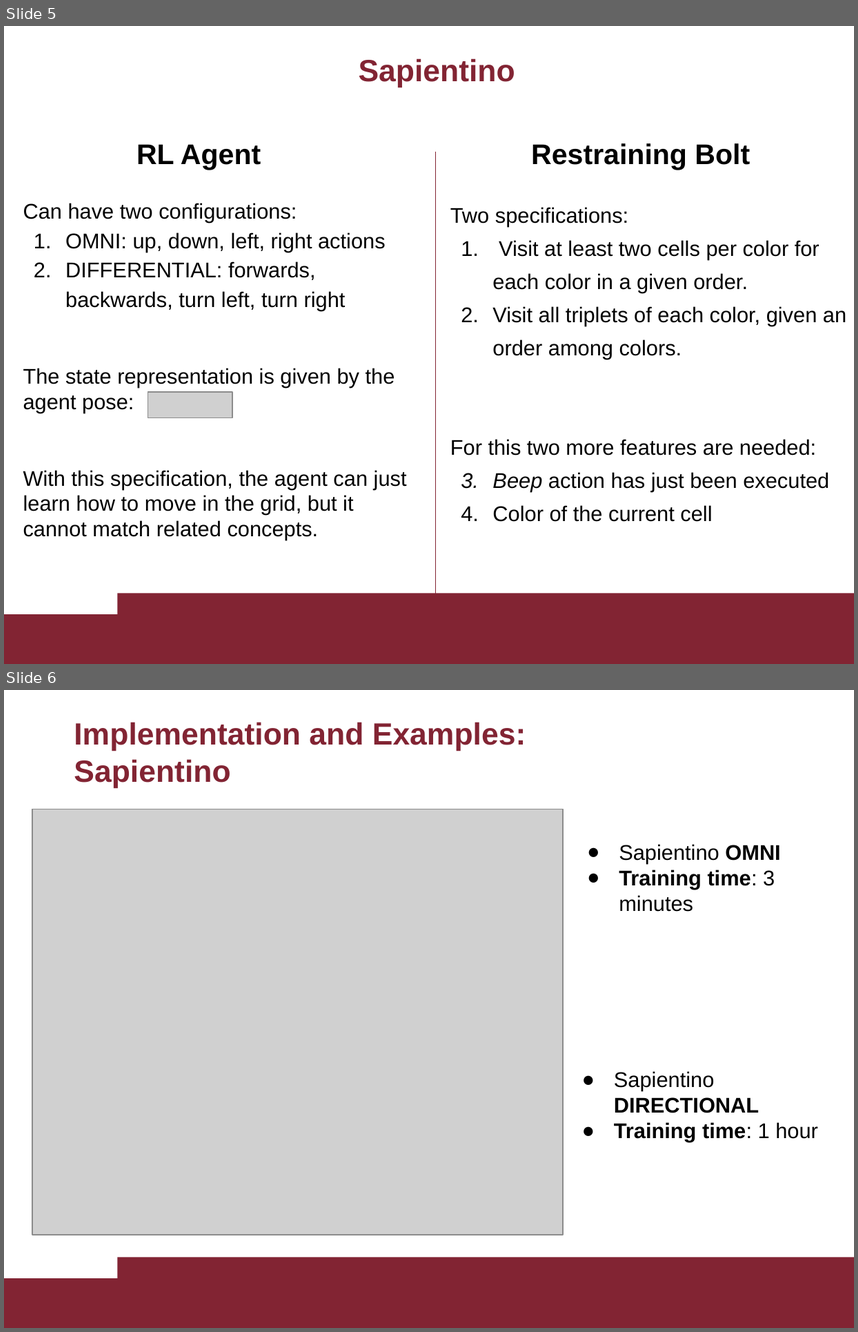
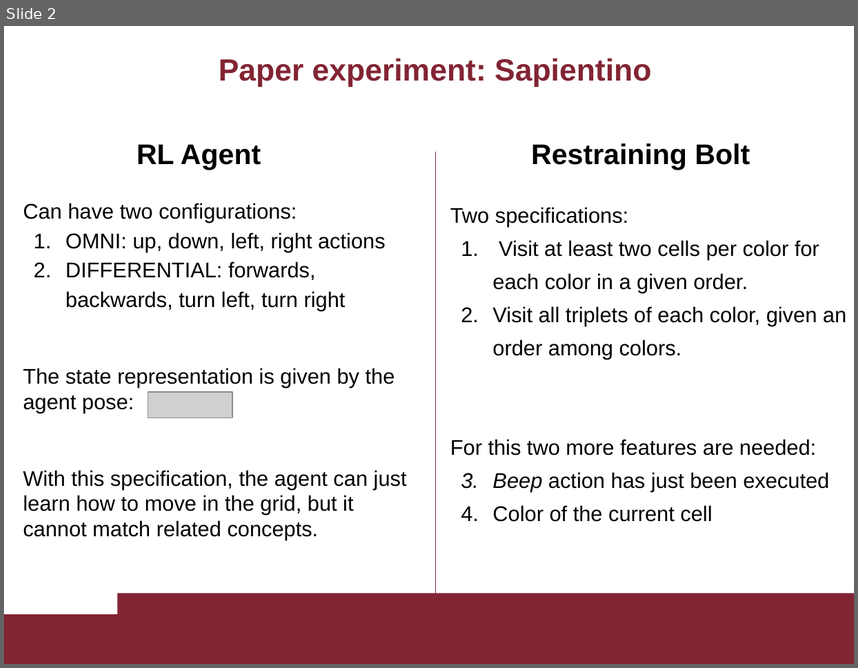
Before and after one commit to Nicodman/Reasoning_Agents_2020, a slide deck: Resogning_Agents.pptx. Shown one above the other, each under a label of ours: slides 5 and 6 before the commit, slide 2 after it. The pictures are 858x1332 and 858x668 pixels, drawn with LibreOffice and Linux fonts; fonts in the diff are those of the drawing; grey boxes stand for pictures. Boxes give left, top, right and bottom in pixels: in the first picture for what was removed or moved away, otherwise in the second. Text is boxed around its words. In the diff, an @@ line names an element or a change of style, - is before the commit and + after.

```diff
--- a/Resogning_Agents.pptx
+++ b/Resogning_Agents.pptx
@@ slide 6 removed at box(4, 690, 854, 1328), background #FFFFFF; not listed: 2 template elements that a slide beside it also shows @@
@@ title removed at box(74, 722, 526, 788) @@
-Implementation and Examples:
-Sapientino
@@ picture removed at box(32, 809, 562, 1235) @@
@@ text removed at box(619, 844, 780, 911) @@
-● Sapientino OMNI
-● Training time: 3 minutes
@@ text removed at box(614, 1071, 818, 1142) @@
-● Sapientino DIRECTIONAL
-● Training time: 1 hour
@@ what was slide 5 is now slide 2 @@
@@ slide 2 changed as well @@
@@ title at box(219, 58, 651, 87): text changed @@
-Sapientino
+Paper experiment: Sapientino
```
Also in this commit, not shown: 3 other slides changed, 6 slides added, 8 other slides removed, 12 other files.
